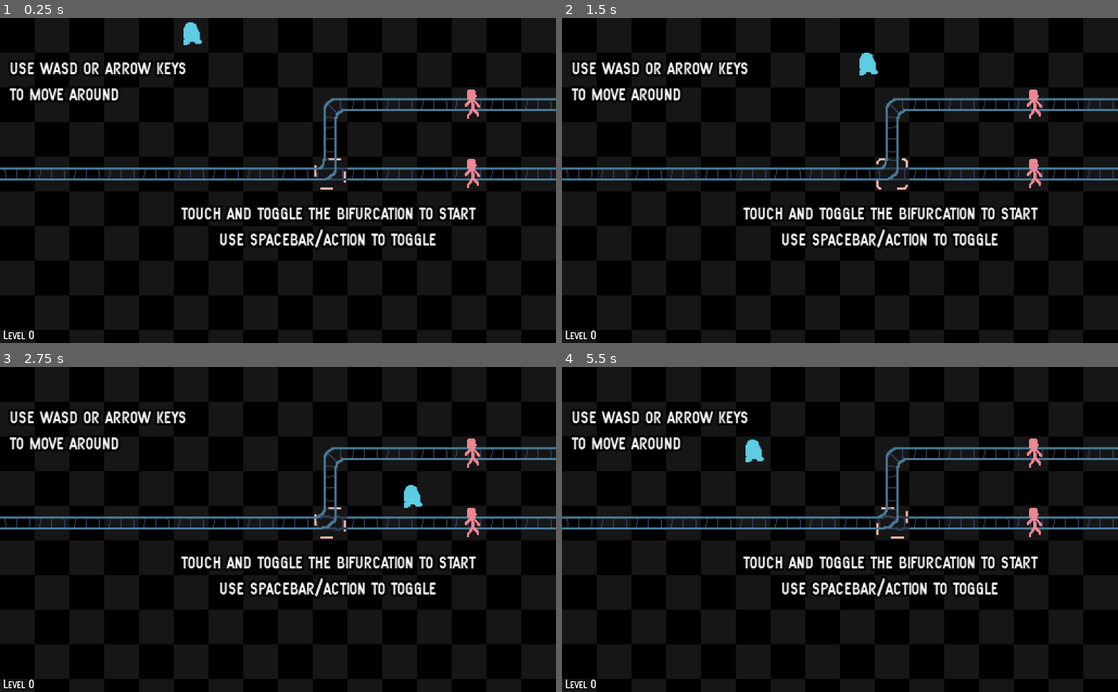
Above: before the commit, frames 1-4 (two rows, left to right).
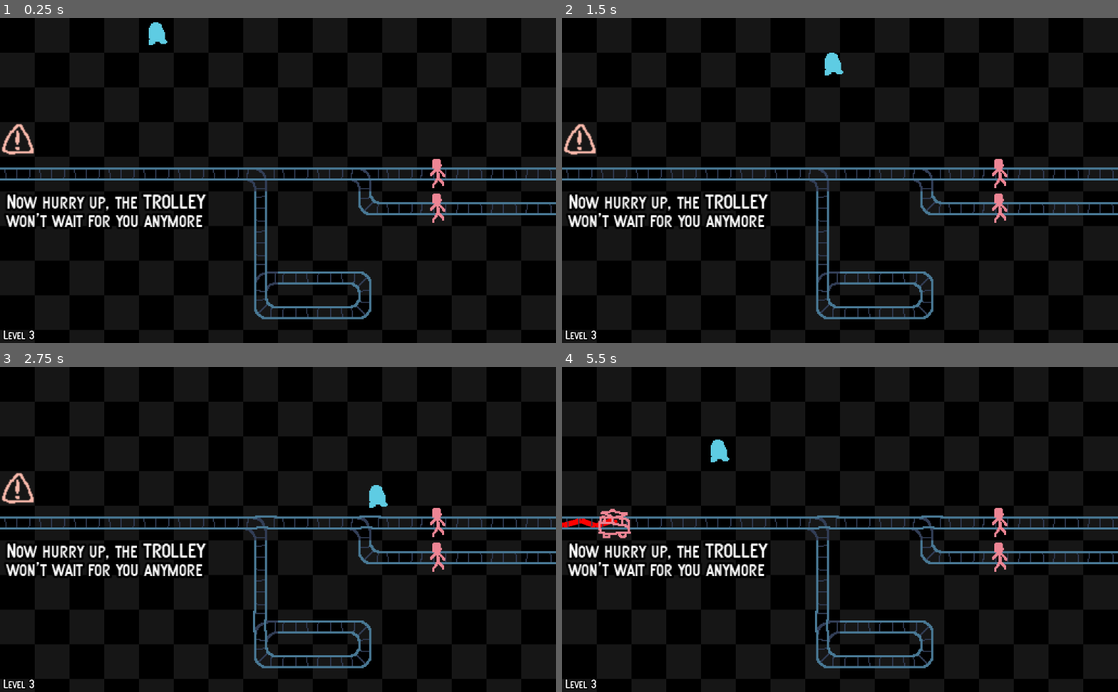
Above: after the commit, the same moments.

Repository: albertnez/ld50
Game: Godot game, scene res://scenes/world.tscn
Same seed, same stepped clock (60 frames per second), same inputs: the game is played once before the commit and once after it.
Inputs:
- Up to frame 1 (0.25 s): no input
- Up to frame 2 (1.5 s): tap Enter (restart) at 0.5 s; hold Right (ui_right) 0.53-1.28 s; hold Down (ui_down) from 1.28 s (still down)
- Up to frame 3 (2.75 s): release Down (ui_down) at 2.03 s; hold Right (ui_right) from 2.03 s (still down)
- Up to frame 4 (5.5 s): release Right (ui_right) at 2.78 s; hold Up (ui_up) 2.78-3.53 s; hold Left (ui_left) 3.53-5.03 s; hold Down (ui_down) from 5.03 s (still down)

The runs differ from the first frame. In frame 1, 9.0% of the frame differs, in the area x 0-100%, y 1-99%; in frame 2, 9.0%; in frame 3, 9.1%; in frame 4, 9.3%, in the area x 0-100%, y 13-99%.

Commit message:
Tweaked introduction labels; Added dimming of scene when game over or level complete

Diff:
--- a/scenes/levels/level00.tscn
+++ b/scenes/levels/level00.tscn
@@ -5,35 +5,33 @@
 
 [node name="TileMap" instance=ExtResource( 1 )]
 cell_custom_transform = Transform2D( 32, 0, 0, 32, 0, 0 )
-tile_data = PoolIntArray( 5, 536870913, 131072, 6, 0, 0, 7, 0, 65536, 131081, 536870913, 3, 131082, 1610612737, 0, 131083, 1610612737, 0, 131084, 1610612737, 0, 131085, 1, 65536, 131086, 1610612737, 0, 131087, 1610612737, 0, 196608, 1, 196609, 196610, -1073741824, 1, 196611, 1073741824, 0, 196612, 1073741824, 0, 196613, -536870912, 3, 196617, -536870911, 0, 327679, 536870913, 196608, 262144, 536870913, 0, 262145, 1610612737, 0, 262146, 1610612737, 0, 262147, 1610612737, 0, 262148, 1610612737, 0, 262149, 1610612737, 0, 262150, 1610612737, 0, 262151, 1610612737, 0, 262152, 1610612737, 0, 262153, 1073741825, 2, 262154, 1610612737, 0, 262155, 1610612737, 0, 262156, 1610612737, 0, 262157, 1, 65536, 262158, 1610612737, 0, 262159, 1610612737, 0 )
+tile_data = PoolIntArray( 131076, 536870913, 131072, 131078, 0, 0, 131079, 0, 65536, 262153, 536870913, 3, 262154, 1610612737, 0, 262155, 1610612737, 0, 262156, 1610612737, 0, 262157, 1, 65536, 262158, 1610612737, 0, 262159, 1610612737, 0, 327682, -1073741824, 1, 327683, 1073741824, 0, 327684, 1073741824, 0, 327685, -536870912, 3, 327689, -536870911, 0, 458751, 536870913, 196608, 393216, 536870913, 0, 393217, 1610612737, 0, 393218, 1610612737, 0, 393219, 1610612737, 0, 393220, 1610612737, 0, 393221, 1610612737, 0, 393222, 1610612737, 0, 393223, 1610612737, 0, 393224, 1610612737, 0, 393225, 1073741825, 2, 393226, 1610612737, 0, 393227, 1610612737, 0, 393228, 1610612737, 0, 393229, 1, 65536, 393230, 1610612737, 0, 393231, 1610612737, 0, 458752, 1, 196609 )
 
-[node name="IndicatorTilemap" parent="." index="0"]
-tile_data = PoolIntArray( 262153, -536870912, 1 )
+[node name="IndicatorTilemap" parent="." index="1"]
+tile_data = PoolIntArray( 393225, -536870912, 1 )
 
 [node name="Label" type="Label" parent="Control" index="0"]
-margin_left = 9.0
-margin_top = 35.0
-margin_right = 246.0
-margin_bottom = 86.0
+margin_left = 43.0
+margin_top = 108.0
+margin_right = 250.0
+margin_bottom = 159.0
 custom_fonts/font = ExtResource( 2 )
-text = "use wasd or arrow keys
-to move around"
+text = "use wasd or the arrow keys
+to move your character around"
+align = 1
 
 [node name="Label2" type="Label" parent="Control" index="1"]
-margin_left = 156.0
-margin_top = 169.0
-margin_right = 449.0
-margin_bottom = 238.0
+margin_left = 160.0
+margin_top = 223.0
+margin_right = 453.0
+margin_bottom = 292.0
 custom_fonts/font = ExtResource( 2 )
-text = "touch and toggle the bifurcation to start
-use spacebar/action to toggle"
+text = "bifurcations can be toggled with
+spacebar/action while standing on top"
 align = 1
 
-[node name="ActionHoverIndicator" parent="." index="4"]
-frame = 6
-
-[node name="TrolleyWarningSprite" parent="." index="5"]
-frame = 0
+[node name="ActionHoverIndicator" parent="." index="5"]
+frame = 3
 
 [node name="LevelTileHintSprite" parent="." index="7"]
-frame = 8
+frame = 1
--- a/scenes/levels/level01.tscn
+++ b/scenes/levels/level01.tscn
@@ -16,7 +16,7 @@
 text = "delay the trolley forever"
 
 [node name="ActionHoverIndicator" parent="." index="5"]
-frame = 6
+frame = 1
 
-[node name="LevelTileHintSprite" parent="." index="8"]
-frame = 9
+[node name="LevelTileHintSprite" parent="." index="7"]
+frame = 5
--- a/scenes/ui/game_ui.tscn
+++ b/scenes/ui/game_ui.tscn
@@ -50,6 +50,11 @@
 anchor_right = 1.0
 anchor_bottom = 1.0
 
+[node name="BackgroundDimmer" type="ColorRect" parent="GameOver"]
+anchor_right = 1.0
+anchor_bottom = 1.0
+color = Color( 0, 0, 0, 0.501961 )
+
 [node name="VBoxContainer" type="VBoxContainer" parent="GameOver"]
 anchor_right = 1.0
 margin_bottom = 76.0
@@ -96,8 +101,13 @@
 align = 1
 
 [node name="LevelCompleted" type="Control" parent="."]
-visible = false
 anchor_right = 1.0
+anchor_bottom = 1.0
+
+[node name="BackgroundLightDimmer" type="ColorRect" parent="LevelCompleted"]
+anchor_right = 1.0
+anchor_bottom = 1.0
+color = Color( 0, 0, 0, 0.25098 )
 
 [node name="VBoxContainer" type="VBoxContainer" parent="LevelCompleted"]
 anchor_left = 0.5
--- a/scenes/world.tscn
+++ b/scenes/world.tscn
@@ -13,6 +13,7 @@
 
 [node name="World" type="Node2D"]
 script = ExtResource( 1 )
+_current_level = 3
 
 [node name="ScaledView" type="Node2D" parent="."]
 
